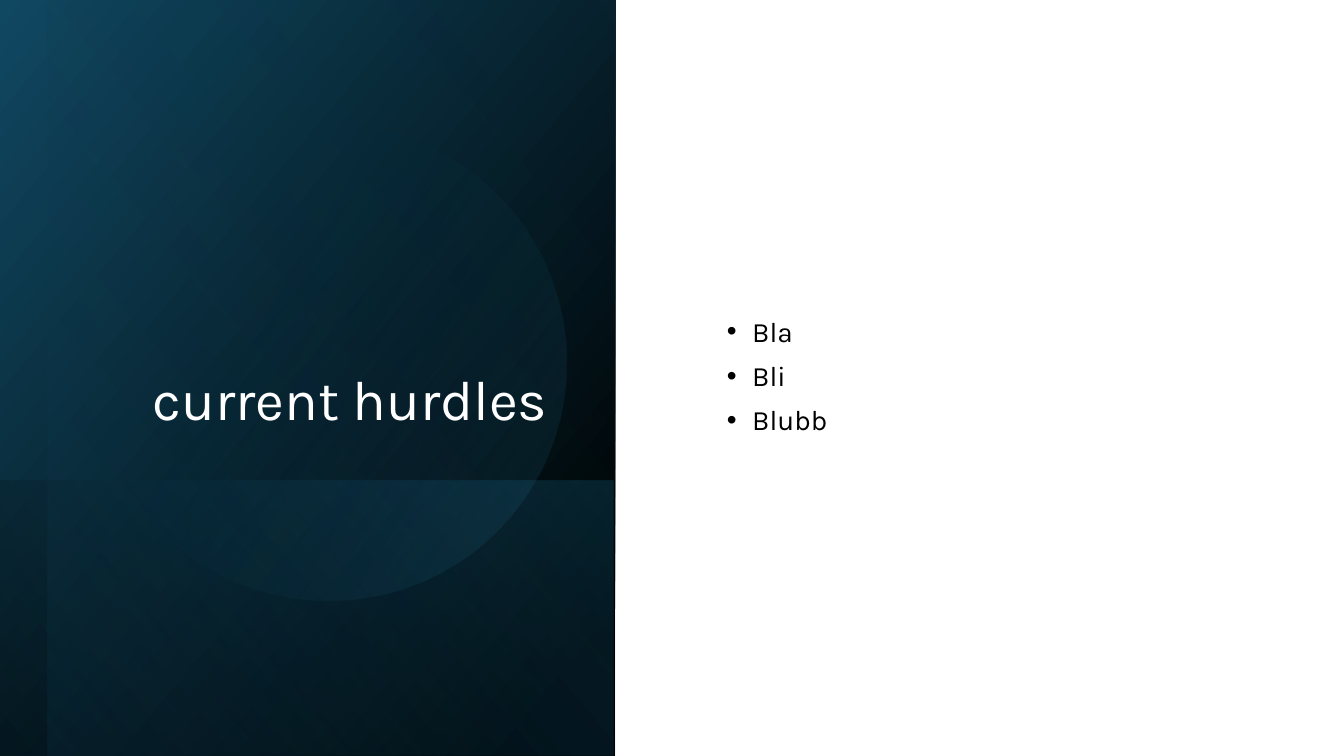
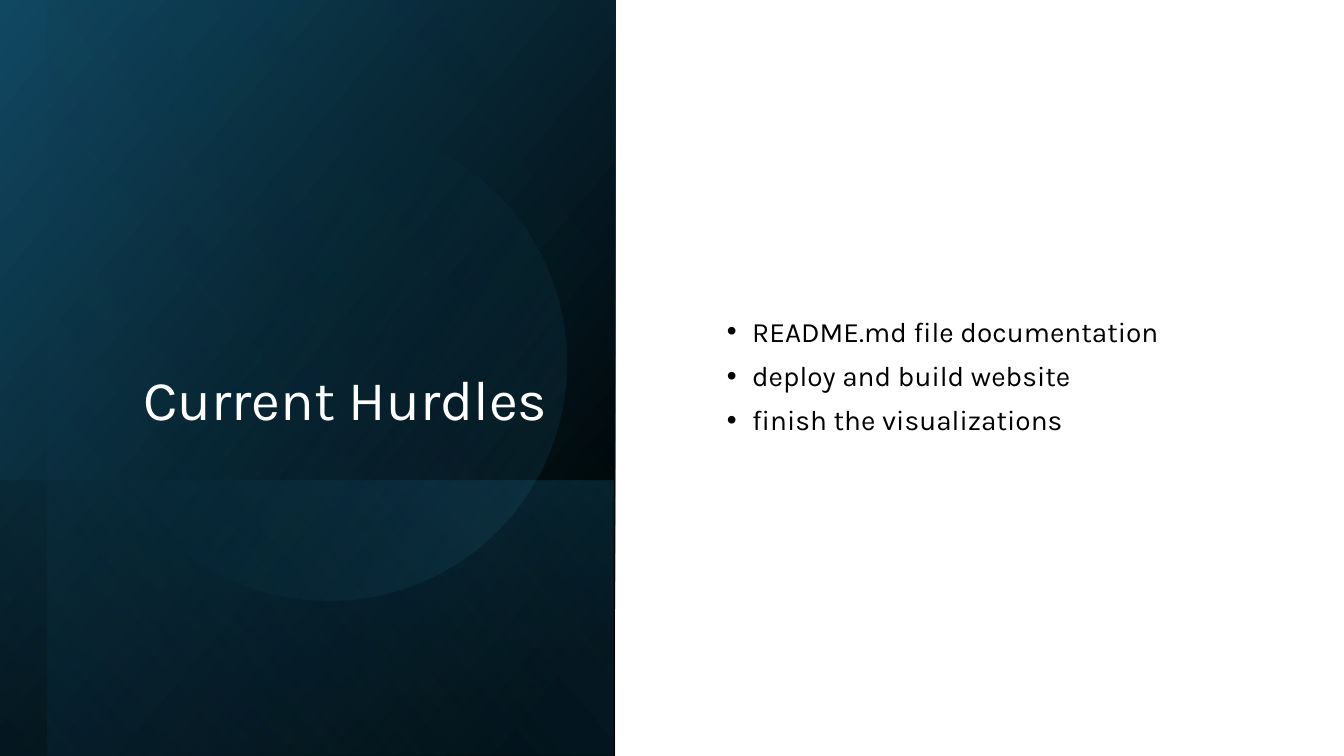
Before and after one commit to EmilieTr/darts_data_science_project, a slide deck: slide 6 of Presentations/DS_Project_Week-2.pptx (slide 3 before the commit). Drawn at 1344x756 pixels with LibreOffice and Linux fonts; fonts in the diff are those of the drawing. Boxes give left, top, right and bottom in pixels: in the first picture for what was removed or moved away, otherwise in the second. Text is boxed around its words. In the diff, an @@ line names an element or a change of style, - is before the commit and + after.

```diff
--- a/Presentations/DS_Project_Week-2.pptx
+++ b/Presentations/DS_Project_Week-2.pptx
@@ text at bbox=[752, 322, 1158, 431]: text changed @@
-• Bla
-• Bli
-• Blubb
+• README.md file documentation
+• deploy and build website
+• finish the visualizations
@@ title at bbox=[143, 381, 547, 421]: text changed @@
-current hurdles
+Current Hurdles
```
Also in this commit, not shown: 1 other slide changed, 5 slides added, 1 slide removed, 2 other files.
